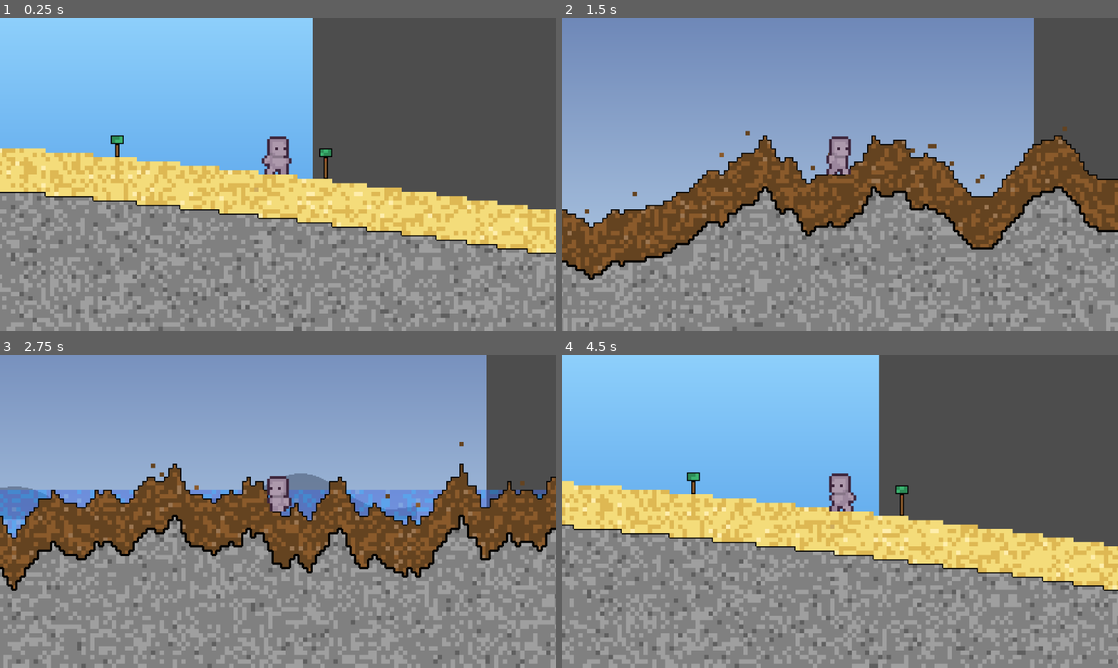
Above: before the commit, frames 1-4 (two rows, left to right).
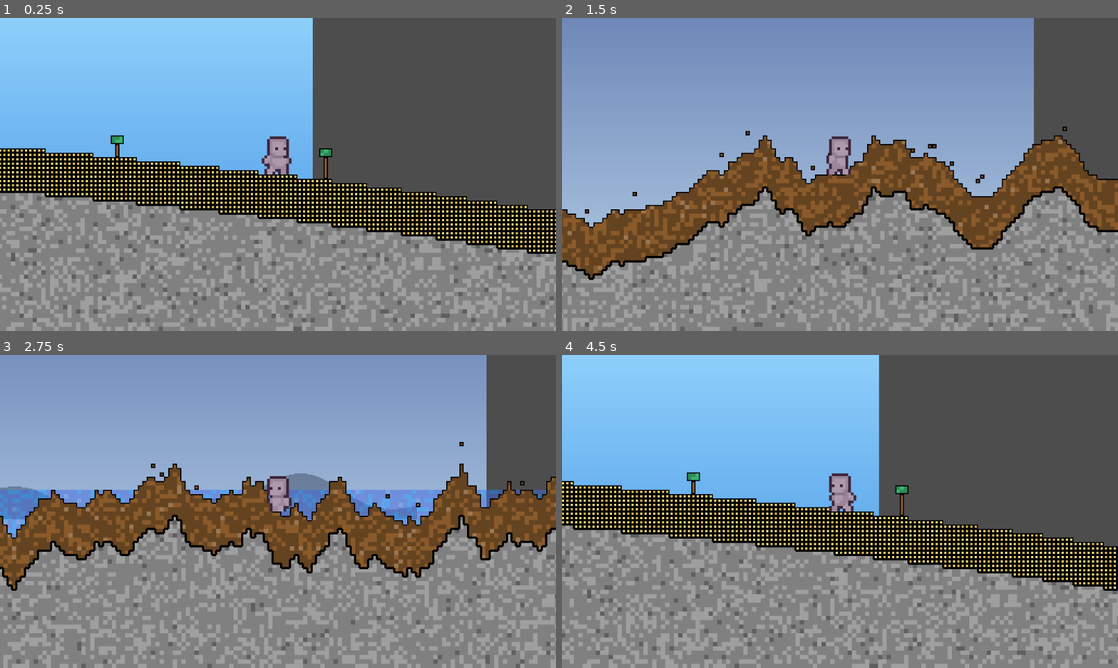
Above: after the commit, the same moments.

Repository: MessrsBrightside/pixel-mixel
Game: Godot game, scene res://scenes/main.tscn
Same seed, same stepped clock (60 frames per second), same inputs: the game is played once before the commit and once after it.
Inputs (mouse positions are in pixels of both pictures, inside the frame that each line leads up to):
- Up to frame 1 (0.25 s): no input
- Up to frame 2 (1.5 s): tap Enter (ui_accept) at 0.5, 0.77 s; move the mouse to (962, 158) at 0.52 s; hold Right (ui_right) from 0.53 s (still down); tap 1 at 0.6 s; click (962, 158) at 0.67 s; move the mouse to (728, 190) at 1.27 s; tap 2 at 1.35 s
- Up to frame 3 (2.75 s): tap Enter (ui_accept) at 1.52 s; move the mouse to (333, 442) at 2.02 s; release Right (ui_right) at 2.03 s; hold Left (ui_left) from 2.03 s (still down); tap 3 at 2.1 s
- Up to frame 4 (4.5 s): move the mouse to (812, 574) at 2.77 s; release Left (ui_left) at 2.78 s; hold Right (ui_right) 2.78-4.28 s; tap 4 at 2.85 s; click (812, 574) at 2.92 s; tap Enter (ui_accept) at 3.02, 3.77 s; move the mouse to (1006, 558) at 3.52 s; tap 5 at 3.6 s; move the mouse to (673, 464) at 4.27 s; hold Left (ui_left) from 4.28 s (still down); tap 6 at 4.35 s

The runs differ from the first frame. In frame 1, 12% of the frame differs, in the area x 0-100%, y 41-76%; in frame 2, 0.1%; in frame 3, less than 0.1%; in frame 4, 12%, in the area x 0-100%, y 40-76%.

Commit message:
fix: LOOSE chunks render with borders on all 4 sides (#55)
LOOSE chunks now draw black borders unconditionally on all 4 sides,
making them visually distinct individual grains. STATIC chunks retain
existing same-terrain merge behavior.

- Add _draw_borders_all() for unconditional border drawing
- Call it for LOOSE state in _render_chunk()
- Replace 'loose chunk has no border' test with two new tests:
  - LOOSE chunk has border on all 4 sides
  - Adjacent same-terrain LOOSE chunks have border between them

Diff:
--- a/scripts/render/chunk_renderer.gd
+++ b/scripts/render/chunk_renderer.gd
@@ -112,6 +112,8 @@
 
 	if state == ChunkGrid.State.STATIC:
 		_draw_borders(img, Vector2i(x, y), px, py, terrain)
+	elif state == ChunkGrid.State.LOOSE:
+		_draw_borders_all(img, px, py)
 
 
 func _draw_borders(img: Image, pos: Vector2i, px: int, py: int, terrain: int) -> void:
@@ -137,3 +139,11 @@
 				3:
 					for i in range(CHUNK_PX):
 						img.set_pixel(px + CHUNK_PX - 1, py + i, BORDER_COLOR)
+
+
+func _draw_borders_all(img: Image, px: int, py: int) -> void:
+	for i in range(CHUNK_PX):
+		img.set_pixel(px + i, py, BORDER_COLOR)
+		img.set_pixel(px + i, py + CHUNK_PX - 1, BORDER_COLOR)
+		img.set_pixel(px, py + i, BORDER_COLOR)
+		img.set_pixel(px + CHUNK_PX - 1, py + i, BORDER_COLOR)
--- a/tests/test_chunk_renderer.gd
+++ b/tests/test_chunk_renderer.gd
@@ -143,24 +143,51 @@
 		failed += 1
 		print("FAIL: adjacent different-terrain chunks missing border")
 
-	# Test: loose chunk has no border
+	# Test: LOOSE chunk has border on all 4 sides
 	grid = ChunkGridClass.new(4, 4)
 	grid.set_chunk(Vector2i(1, 1), 1, 0, ChunkGridClass.State.LOOSE)
 	r = _make_renderer(grid, defs)
 	img = r.render_to_image()
-	var loose_no_border := true
 	px = 1 * CHUNK_PX
 	py = 1 * CHUNK_PX
-	for i in range(CHUNK_PX):
-		for j in range(CHUNK_PX):
-			if img.get_pixel(px + i, py + j) == Color.BLACK:
-				loose_no_border = false
-	if loose_no_border:
-		passed += 1
-		print("PASS: loose chunk has no border")
-	else:
-		failed += 1
-		print("FAIL: loose chunk has black border pixels")
+	var loose_border_ok := true
+	for i in range(CHUNK_PX):
+		if img.get_pixel(px + i, py) != Color.BLACK:
+			loose_border_ok = false
+		if img.get_pixel(px + i, py + CHUNK_PX - 1) != Color.BLACK:
+			loose_border_ok = false
+		if img.get_pixel(px, py + i) != Color.BLACK:
+			loose_border_ok = false
+		if img.get_pixel(px + CHUNK_PX - 1, py + i) != Color.BLACK:
+			loose_border_ok = false
+	if loose_border_ok:
+		passed += 1
+		print("PASS: LOOSE chunk has border on all 4 sides")
+	else:
+		failed += 1
+		print("FAIL: LOOSE chunk missing border pixels")
+
+	# Test: two adjacent same-terrain LOOSE chunks have border between them
+	grid = ChunkGridClass.new(4, 4)
+	grid.set_chunk(Vector2i(1, 1), 1, 0, ChunkGridClass.State.LOOSE)
+	grid.set_chunk(Vector2i(2, 1), 1, 0, ChunkGridClass.State.LOOSE)
+	r = _make_renderer(grid, defs)
+	img = r.render_to_image()
+	var loose_border_between := true
+	right_edge_x = 1 * CHUNK_PX + CHUNK_PX - 1
+	for i in range(CHUNK_PX):
+		if img.get_pixel(right_edge_x, 1 * CHUNK_PX + i) != Color.BLACK:
+			loose_border_between = false
+	left_edge_x = 2 * CHUNK_PX
+	for i in range(CHUNK_PX):
+		if img.get_pixel(left_edge_x, 1 * CHUNK_PX + i) != Color.BLACK:
+			loose_border_between = false
+	if loose_border_between:
+		passed += 1
+		print("PASS: two adjacent same-terrain LOOSE chunks have border between them")
+	else:
+		failed += 1
+		print("FAIL: adjacent same-terrain LOOSE chunks missing border between them")
 
 	# Summary
 	print("")
Not shown, changed: changelog.md
